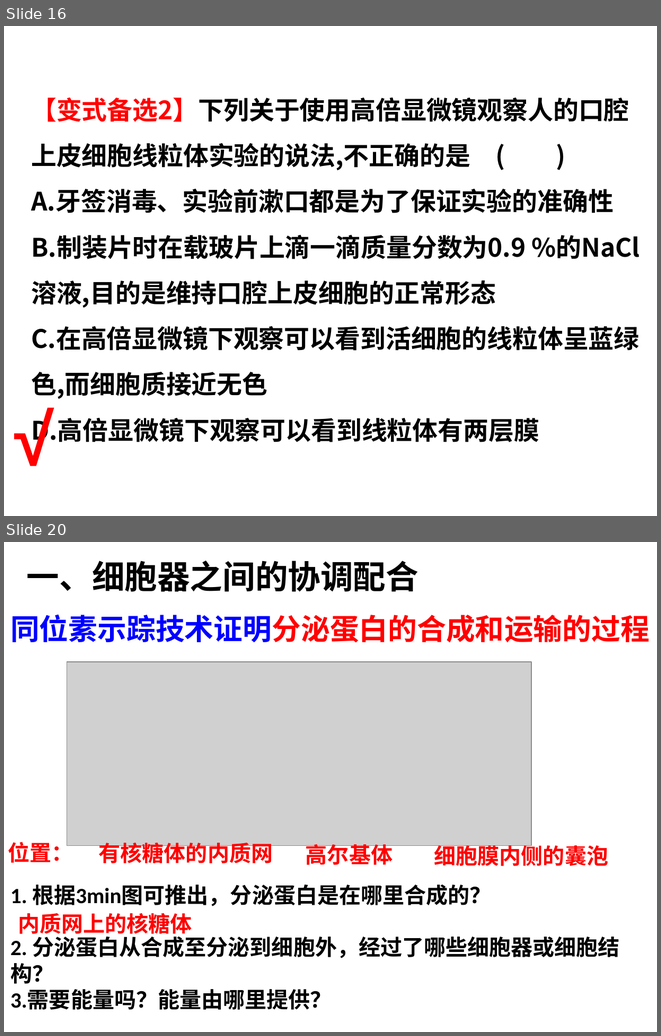
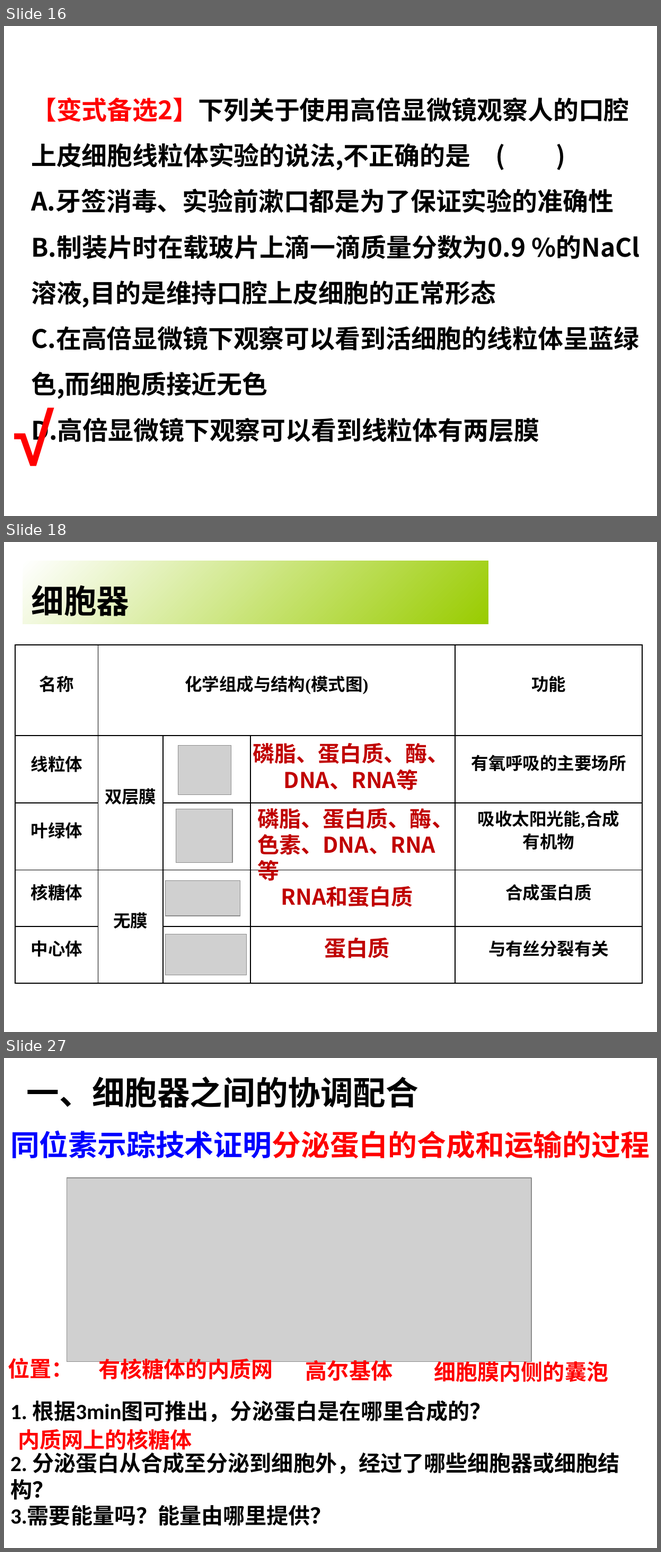
Before and after one commit to ZogeMung/class10, a slide deck: shengwu/rao3.2细胞器系统内的分工合作.ppt. Shown one above the other, each under a label of ours: slides 16 and 20 before the commit, slides 16, 18 and 27 after it; the slides between them are not shown. The pictures are 661x1036 and 661x1552 pixels, drawn with LibreOffice and Linux fonts; fonts in the diff are those of the drawing; grey boxes stand for pictures. Boxes give left, top, right and bottom in pixels: in the first picture for what was removed or moved away, otherwise in the second. Text is boxed around its words. In the diff, an @@ line names an element or a change of style, - is before the commit and + after.

```diff
--- a/shengwu/rao3.2细胞器系统内的分工合作.ppt
+++ b/shengwu/rao3.2细胞器系统内的分工合作.ppt
@@ slide 18 added at (4, 542, 657, 1032), background #FFFFFF @@
@@ rectangle added at (23, 561, 488, 624), fill gradient #FFFFFF to #99CC00, 36 pt, text #000000, bold @@
+细胞器
@@ table added at (15, 644, 642, 983), 5 rows, 5 columns @@
+名称 | 化学组成与结构(模式图) |  |  | 功能
+线粒体 | 双层膜 |  |  | 有氧呼吸的主要场所
+叶绿体 |  |  |  | 吸收太阳光能,合成 / 有机物
+核糖体 | 无膜 |  |  | 合成蛋白质
+中心体 |  |  |  | 与有丝分裂有关
@@ picture added at (178, 746, 231, 795) @@
@@ text added at (253, 743, 449, 790), 24 pt, text #C00000, bold @@
+磷脂、蛋白质、酶、
+DNA、RNA等
@@ picture added at (176, 809, 232, 863) @@
@@ text added at (257, 808, 453, 855), 24 pt, text #C00000, bold @@
+磷脂、蛋白质、酶、色素、DNA、RNA等
@@ picture added at (165, 880, 240, 916) @@
@@ text added at (281, 886, 413, 907), 24 pt, text #C00000, bold @@
+RNA和蛋白质
@@ picture added at (165, 934, 246, 975) @@
@@ text added at (324, 937, 389, 958), 24 pt, text #C00000, bold @@
+蛋白质
@@ what was slide 20 is now slide 27 @@
```
Also in this commit, not shown: 2 slides changed, 12 other slides added, 7 slides removed, 4 other files.
